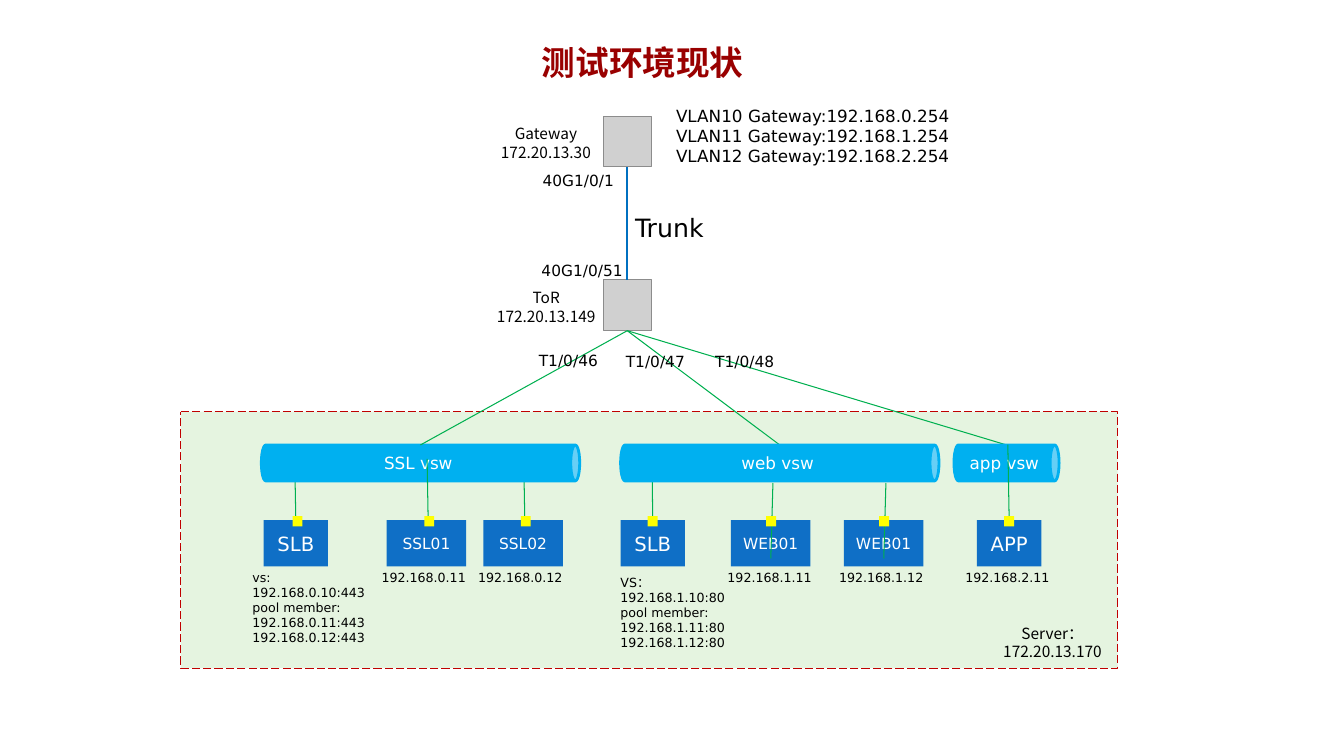
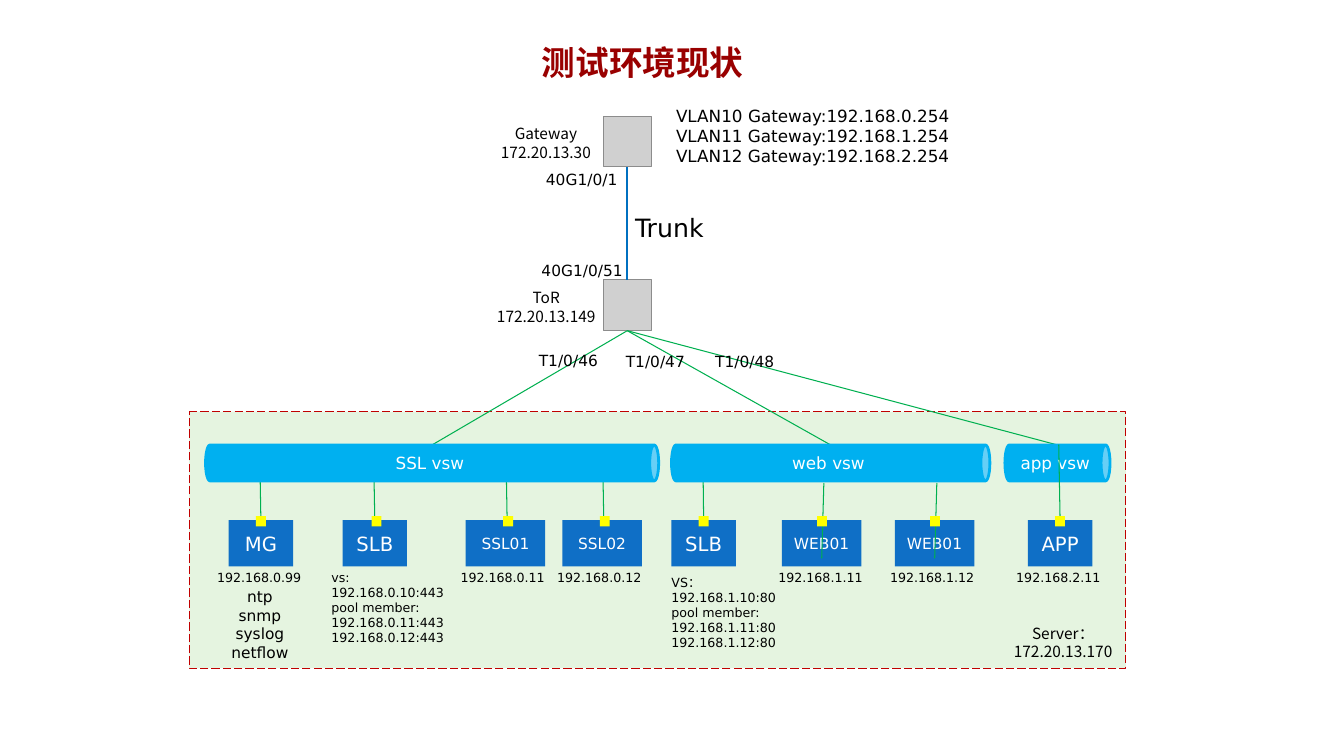
Before and after one commit to Matthewyin/NETCLI, a slide deck: slide 2 of testEnv/NETCLI.pptx. Drawn at 1344x756 pixels with LibreOffice and Linux fonts; fonts in the diff are those of the drawing; grey boxes stand for pictures. Boxes give left, top, right and bottom in pixels: in the first picture for what was removed or moved away, otherwise in the second. Text is boxed around its words. In the diff, an @@ line names an element or a change of style, - is before the commit and + after.

Commit message:
完成测试内容编写

```diff
--- a/testEnv/NETCLI.pptx
+++ b/testEnv/NETCLI.pptx
@@ line moved from (627, 331) - (420, 445) to (627, 331) - (433, 445) @@
@@ line moved from (627, 331) - (1007, 445) to (627, 331) - (1058, 445) @@
@@ line moved from (627, 331) - (780, 445) to (627, 331) - (831, 445) @@
@@ rounded rectangle: place and size @@
-rounded rectangle at box(180, 411, 1117, 668)
+rounded rectangle at box(190, 411, 1126, 668)
@@ cylinder "SSL vsw": place and size @@
-cylinder "SSL vsw" at box(261, 445, 580, 481)
+cylinder "SSL vsw" at box(206, 445, 659, 481)
@@ line added from (260, 445) to (261, 520), #00B050 0.75 pt @@
@@ 8 rectangles, 4 texts, 4 lines, 2 cylinders: place and size @@
-8 rectangles, 4 texts, 4 lines, 2 cylinders at box(620, 445, 1060, 648)
+8 rectangles, 4 texts, 4 lines, 2 cylinders at box(671, 445, 1110, 648)
@@ rectangle added at box(229, 520, 293, 567), fill #0F6FC6, 14 pt, text #FFFFFF @@
+MG
@@ rectangle added at box(256, 516, 266, 526), fill #FFFF00 @@
@@ 6 rectangles, 3 texts, 3 lines: place and size @@
-6 rectangles, 3 texts, 3 lines at box(252, 445, 563, 643)
+6 rectangles, 3 texts, 3 lines at box(331, 445, 642, 643)
@@ text added at box(217, 572, 301, 582), 9 pt, text #000000 @@
+192.168.0.99
@@ text added at box(231, 591, 288, 659), 11 pt, text #000000 @@
+ntp
+snmp
+syslog
+netflow
@@ text "Server：": place and size @@
-text "Server：" at box(1003, 627, 1101, 657)
+text "Server：" at box(1014, 627, 1112, 657)
```
Also in this commit, not shown: 2 other files.
